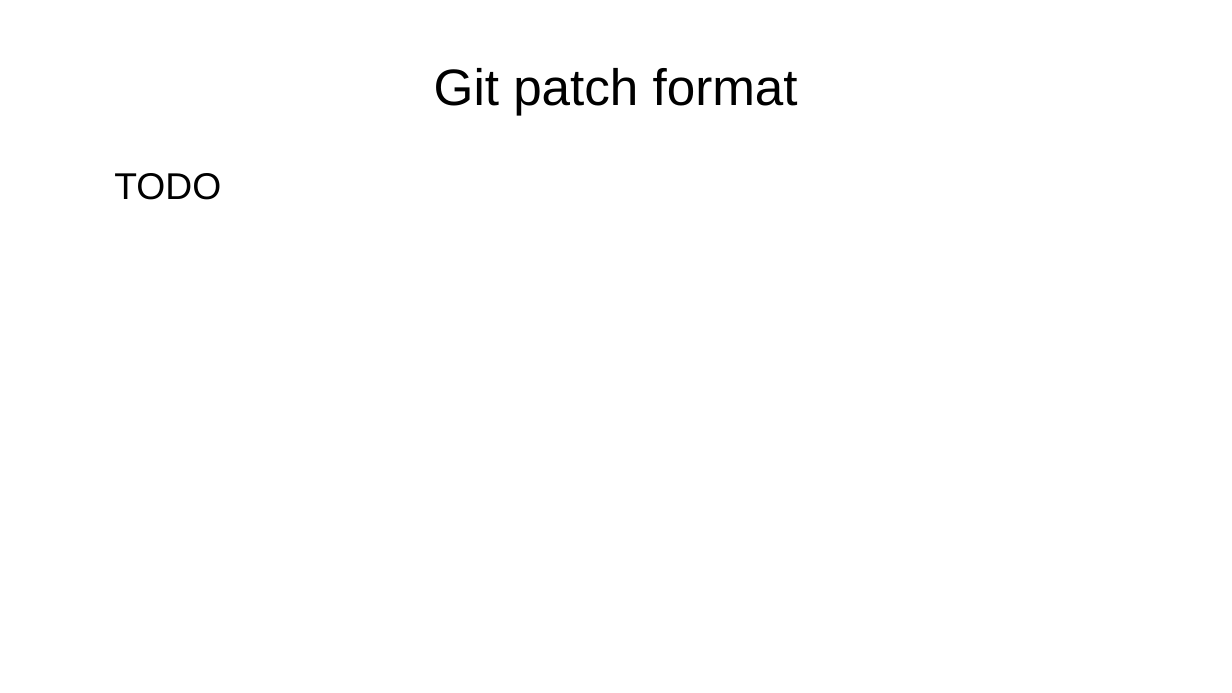
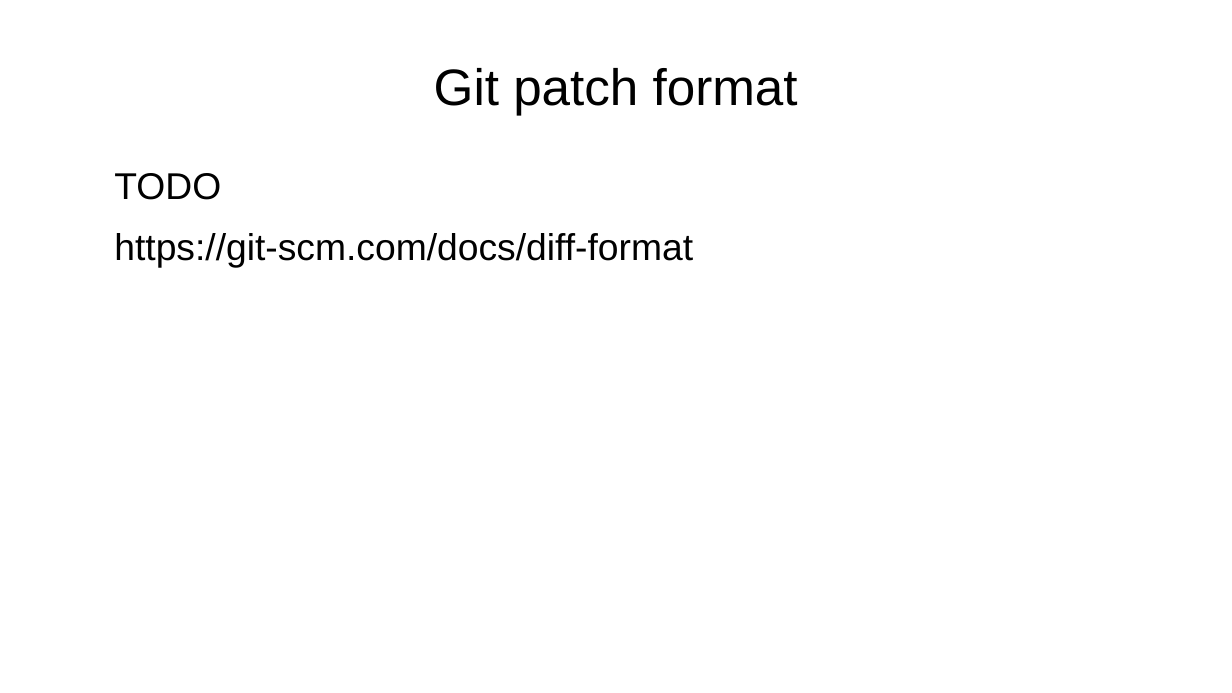
Before and after one commit to aryoda/git_essentials, a slide deck: slide 11 of Introduction to Git collaboration workflows.odp. Drawn at 1232x693 pixels with LibreOffice and Linux fonts; fonts in the diff are those of the drawing. Boxes give left, top, right and bottom in pixels: in the first picture for what was removed or moved away, otherwise in the second. Text is boxed around its words. In the diff, an @@ line names an element or a change of style, - is before the commit and + after.

Commit message:
minor changes like formatting and wordings

```diff
--- a/Introduction to Git collaboration workflows.odp
+++ b/Introduction to Git collaboration workflows.odp
@@ text at box(114, 233, 693, 268): paragraph added @@
+https://git-scm.com/docs/diff-format
```
Also in this commit, not shown: 5 other slides changed.
